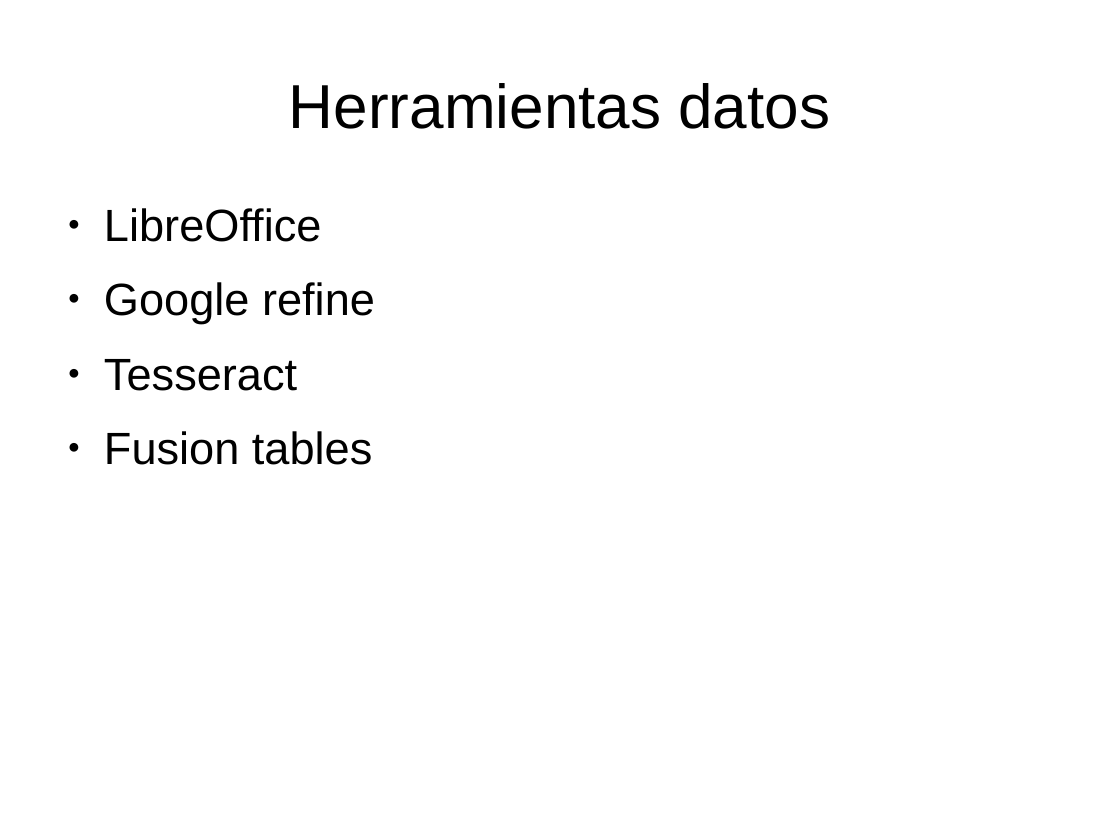
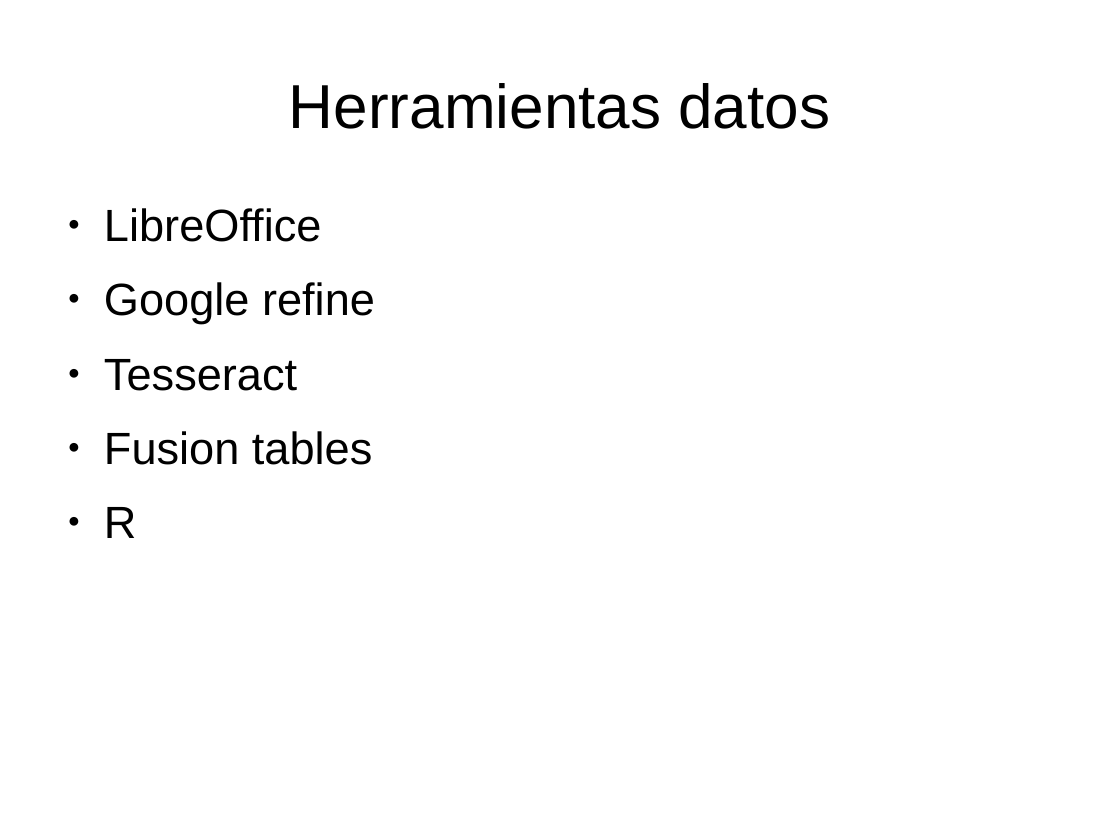
Before and after one commit to renatolrr/OpenDayOslRecycler2014, a slide deck: slide 10 of 2º_OpenDataDay_Granada_2014.odp. Drawn at 1120x840 pixels with LibreOffice and Linux fonts; fonts in the diff are those of the drawing. Boxes give left, top, right and bottom in pixels: in the first picture for what was removed or moved away, otherwise in the second. Text is boxed around its words. In the diff, an @@ line names an element or a change of style, - is before the commit and + after.

```diff
--- a/2º_OpenDataDay_Granada_2014.odp
+++ b/2º_OpenDataDay_Granada_2014.odp
@@ text at box(104, 507, 137, 538): paragraph added @@
+● R
```
Also in this commit, not shown: 1 other slide changed.
